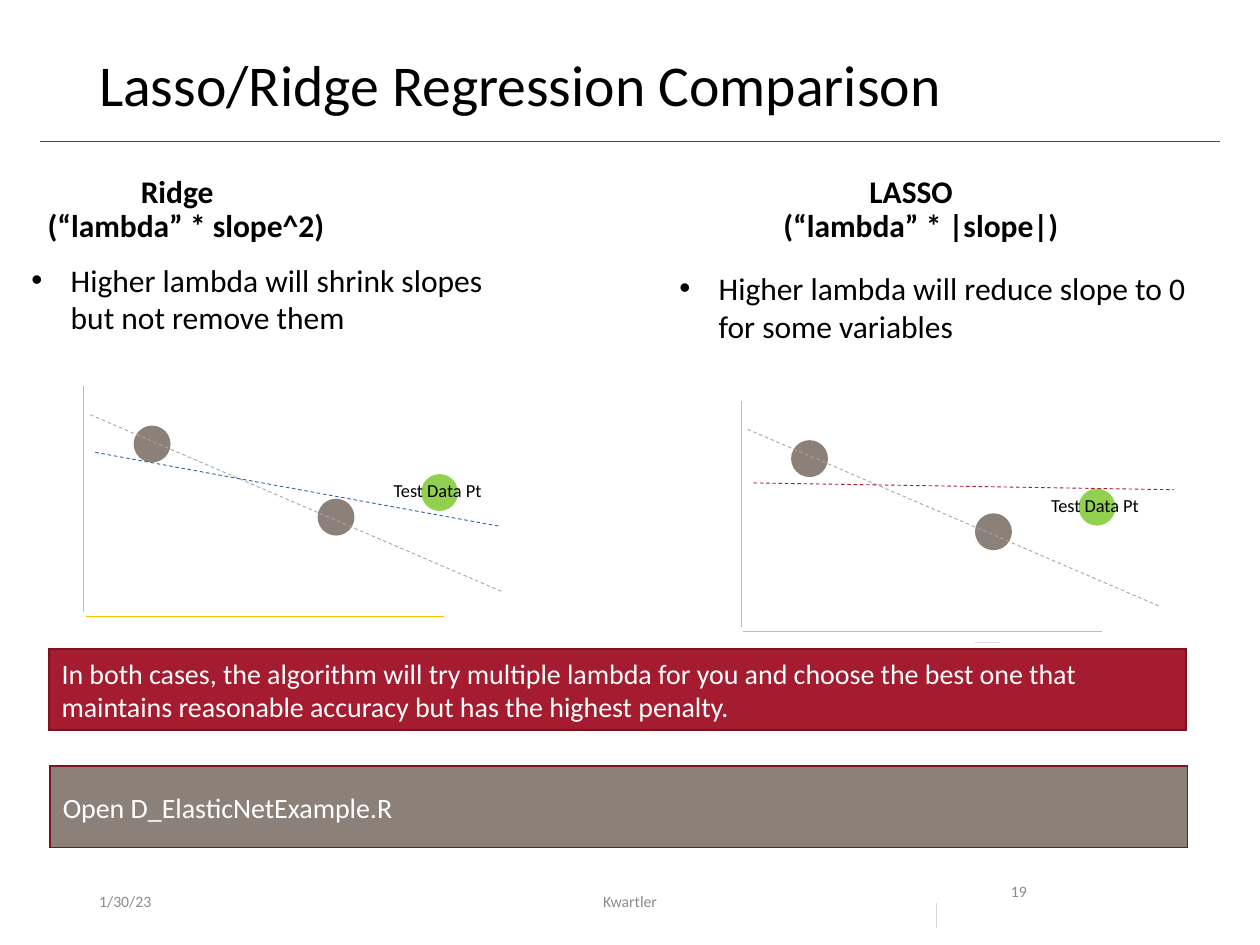
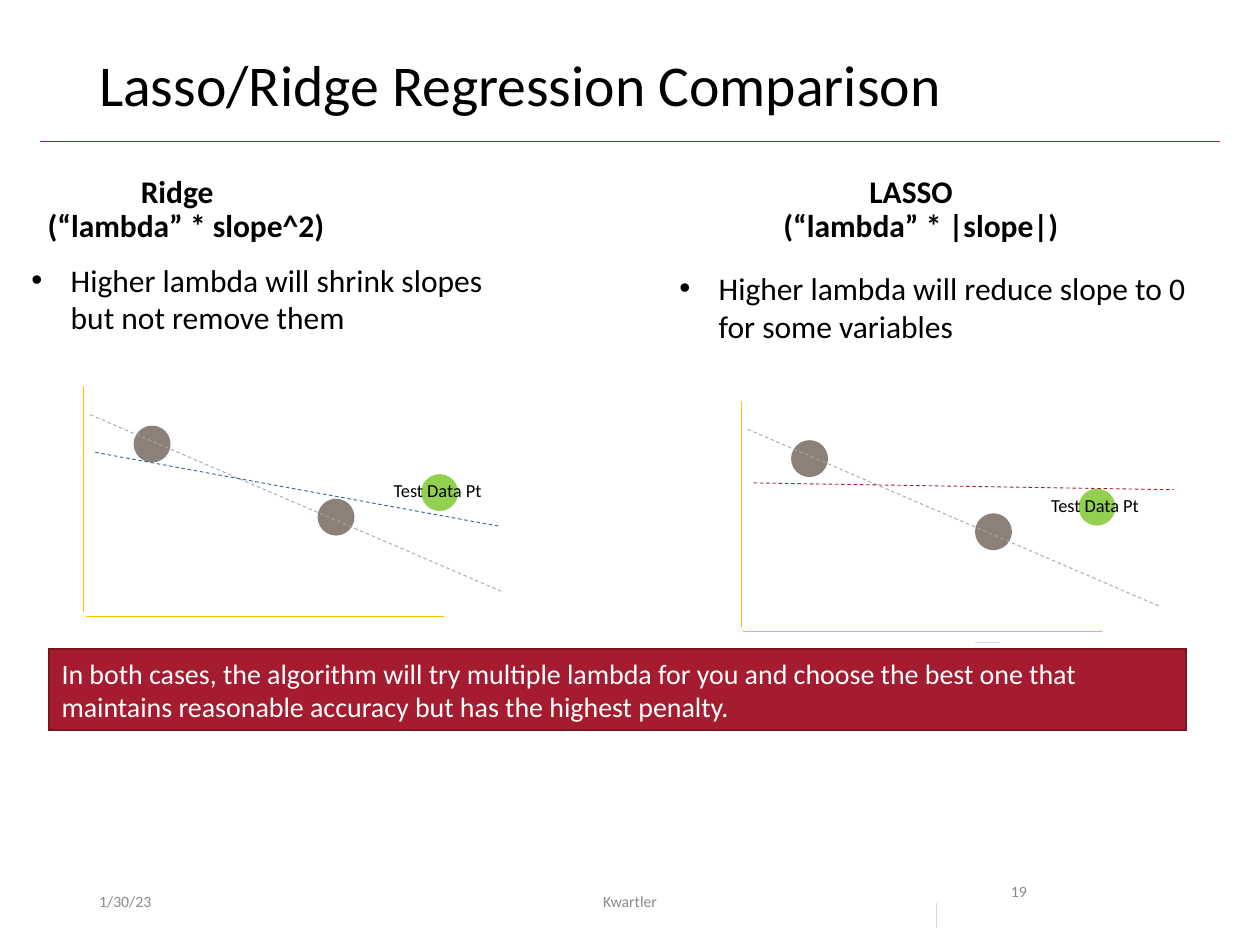
Before and after one commit to kwartler/Odum_Feb_23, a slide deck: slide 19 of lessons/Feb10/Class3C_document_classification.pptx. Drawn at 1260x945 pixels with LibreOffice and Linux fonts; fonts in the diff are those of the drawing. Boxes give left, top, right and bottom in pixels: in the first picture for what was removed or moved away, otherwise in the second. Text is boxed around its words. In the diff, an @@ line names an element or a change of style, - is before the commit and + after.

```diff
--- a/lessons/Feb10/Class3C_document_classification.pptx
+++ b/lessons/Feb10/Class3C_document_classification.pptx
@@ rectangle removed at <box>50,766,1188,847</box> @@
-Open D_ElasticNetExample.R
```
Also in this commit, not shown: 7 slides added, 5 other files.
